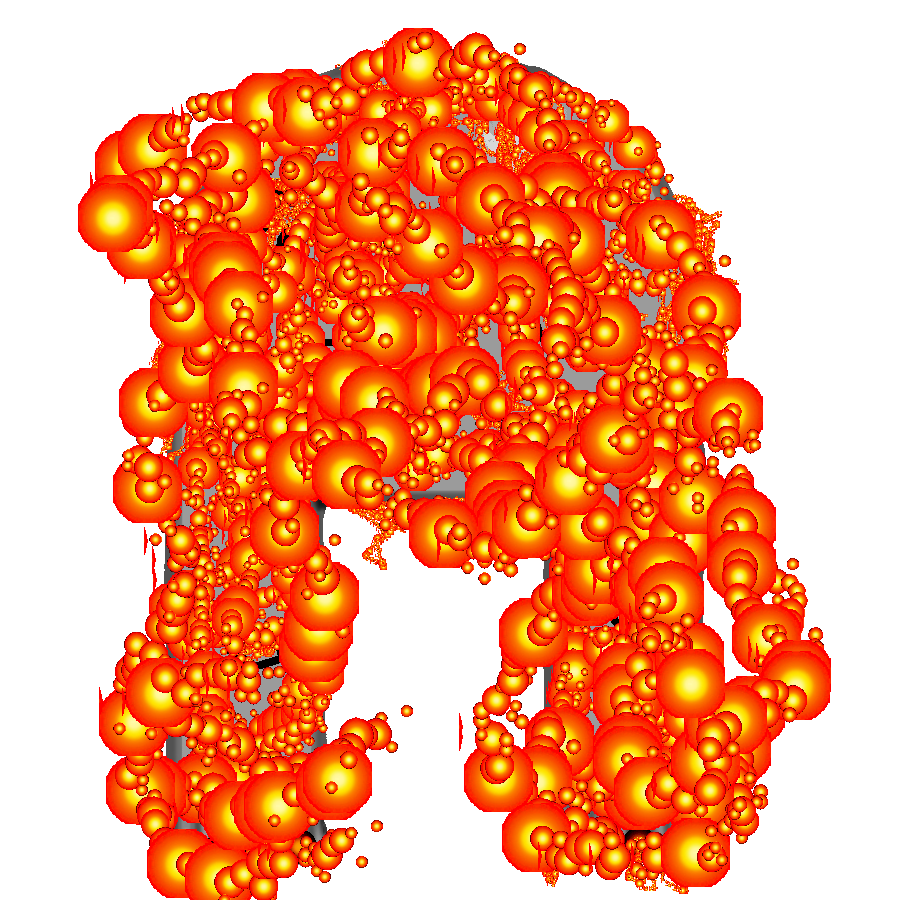
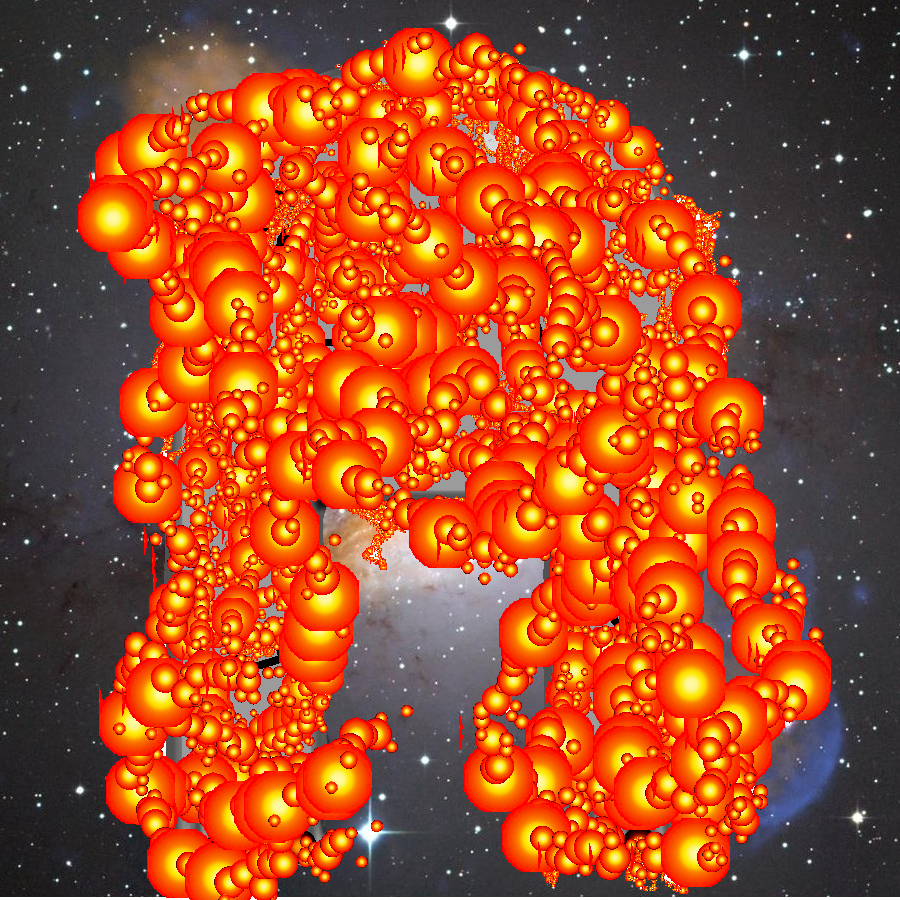
Two versions of the same layered image (900x900). Layer-by-layer changes:
added layer "dead ship background.png" over [0, 0, 900, 897]
